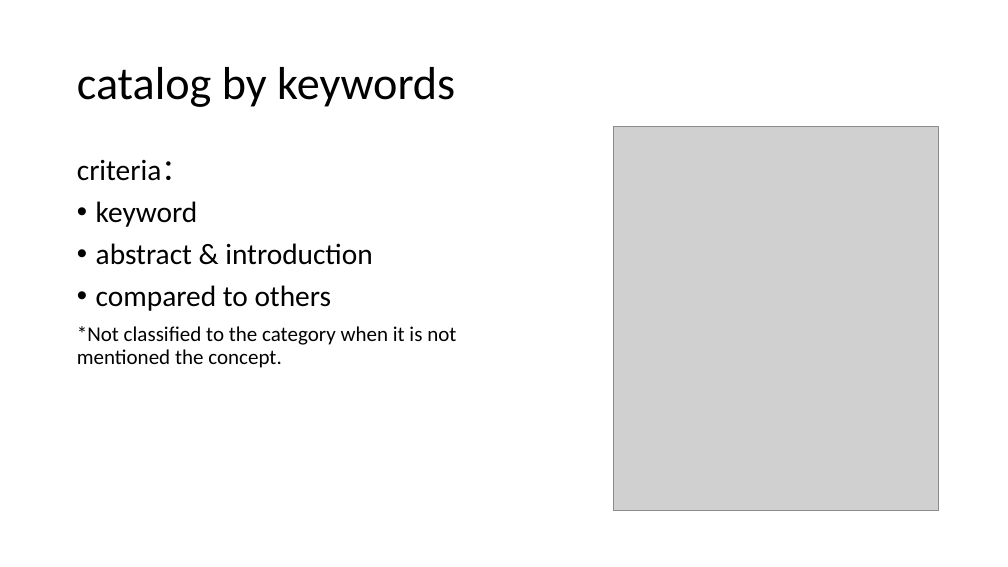
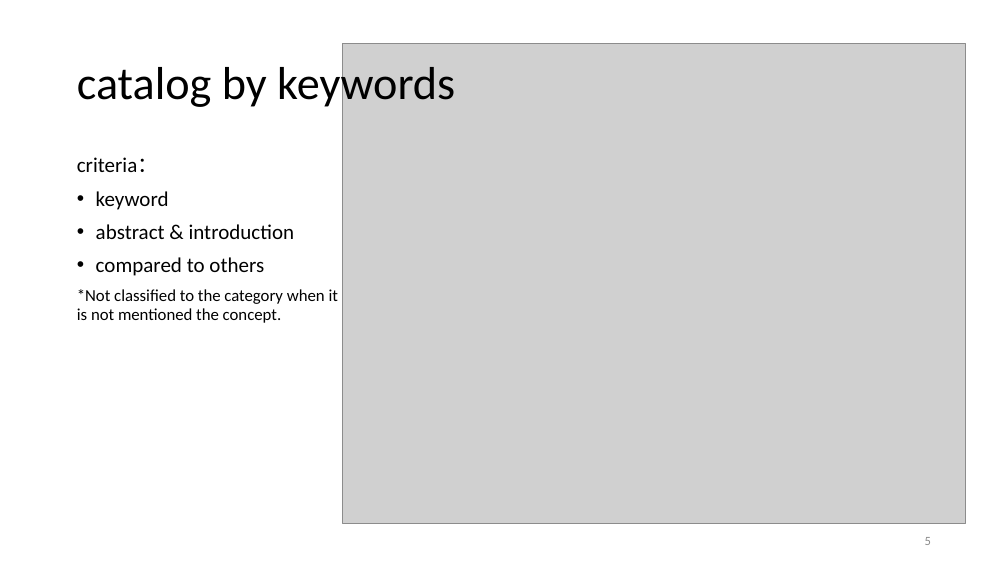
Before and after one commit to BBusagi/project002, a slide deck: slide 5 of PPT/reference.pptx. Drawn at 1008x567 pixels with LibreOffice and Linux fonts; fonts in the diff are those of the drawing; grey boxes stand for pictures. Boxes give left, top, right and bottom in pixels: in the first picture for what was removed or moved away, otherwise in the second. Text is boxed around its words. In the diff, an @@ line names an element or a change of style, - is before the commit and + after.

```diff
--- a/PPT/reference.pptx
+++ b/PPT/reference.pptx
@@ picture added at (x1=343, y1=44, x2=966, y2=523) @@
@@ picture removed at (x1=613, y1=126, x2=938, y2=510) @@
@@ text "criteria：" at (x1=77, y1=157, x2=338, y2=323): size 28 to 20 pt in "criteria：", "keyword", "abstract & introduction", "compared to others"; size 20 to 16 pt in "*Not classified to the category when it ..." @@
@@ page number added at (x1=925, y1=537, x2=931, y2=545), 12 pt, text #8C8C8C @@
+5
```
Also in this commit, not shown: 9 other slides changed, 2 other files.
